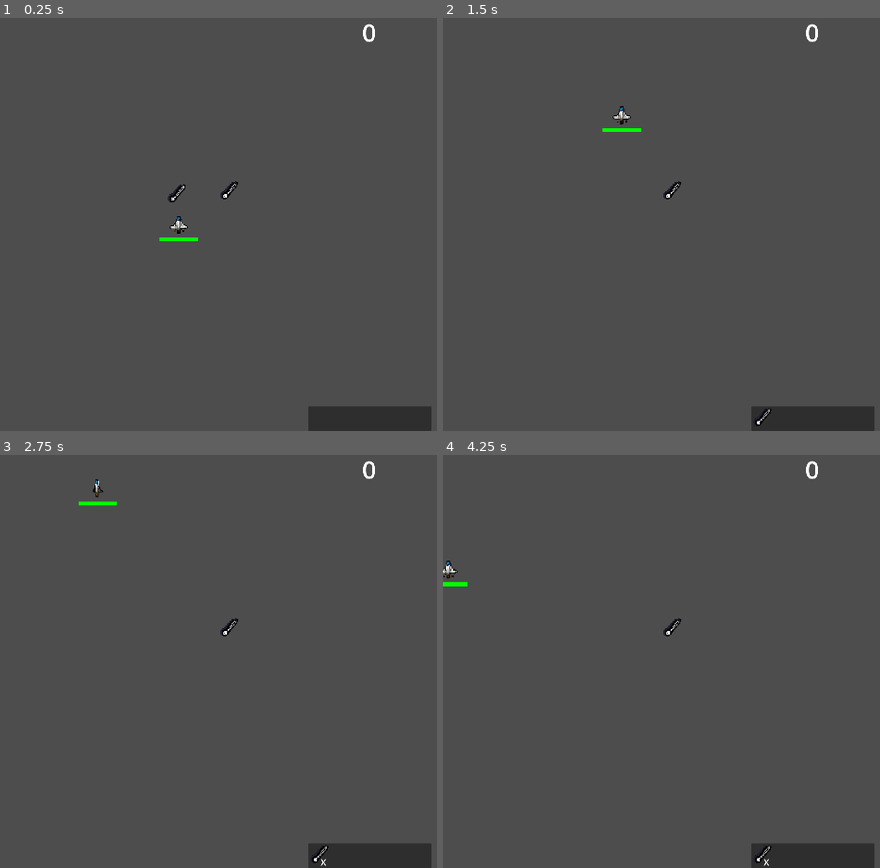
Above: before the commit, frames 1-4 (two rows, left to right).
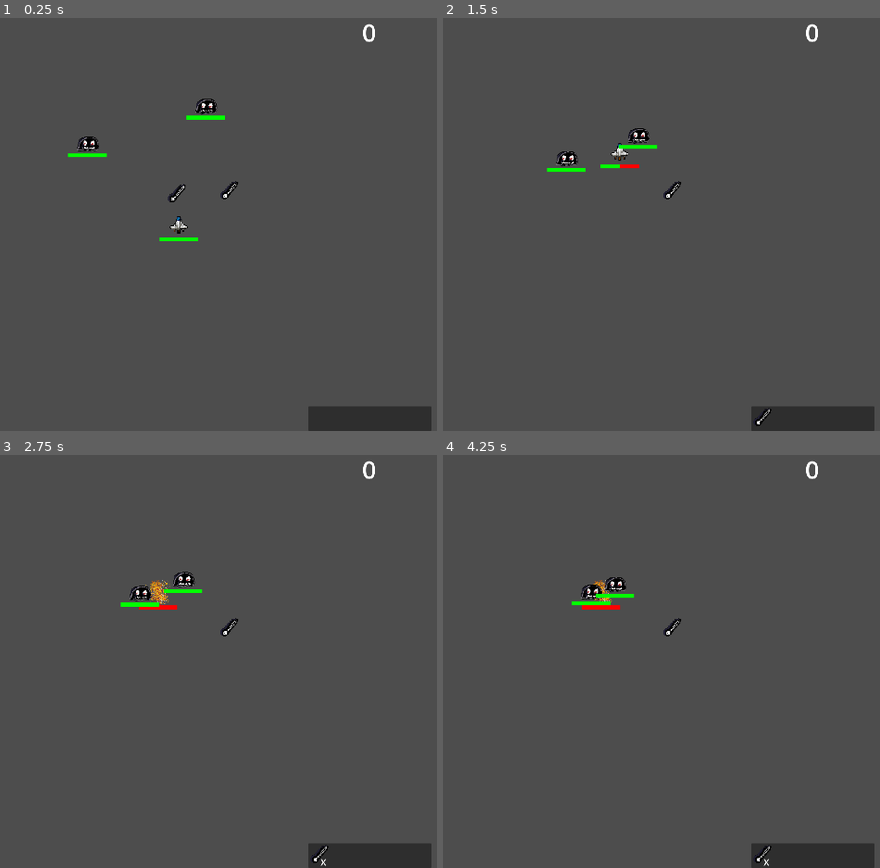
Above: after the commit, the same moments.

Repository: Tigatok/skunkworks-game
Game: Godot game, scene res://Main.tscn
The game is run twice, just before and just after one commit, with the same random seed, the same clock (stepped at 60 frames per second) and the same inputs.
Inputs:
- Up to frame 1 (0.25 s): no input
- Up to frame 2 (1.5 s): hold Up (move_up) from 0.53 s (still down); tap 1 (1) at 0.6 s; tap 2 (2) at 0.8, 1.35 s
- Up to frame 3 (2.75 s): tap 3 (3) at 1.55, 2.1 s; release Up (move_up) at 2.03 s; hold Left (move_left) from 2.03 s (still down); tap 1 (1) at 2.3 s
- Up to frame 4 (4.25 s): tap 1 (1) at 2.85 s; tap 2 (2) at 3.05, 3.6 s; release Left (move_left) at 3.53 s; hold Down (move_down) from 3.53 s (still down); tap 3 (3) at 3.8 s

The runs differ from the first frame. In frame 1, 0.5% of the frame differs, in the area x 15-52%, y 19-34%; in frame 2, 0.8%; in frame 3, 0.9%, in the area x 18-47%, y 5-38%; in frame 4, 0.8%.

Commit message:
Adds scene

Diff:
--- a/Main.tscn
+++ b/Main.tscn
@@ -1,6 +1,7 @@
-[gd_scene load_steps=4 format=3 uid="uid://curcelcqp0f3a"]
+[gd_scene load_steps=5 format=3 uid="uid://curcelcqp0f3a"]
 
 [ext_resource type="PackedScene" uid="uid://bq7rtwda5y4lb" path="res://Player/Player.tscn" id="2_043f6"]
+[ext_resource type="PackedScene" uid="uid://bc2lrcgcgux71" path="res://Monster/monster.tscn" id="3_ocsmo"]
 [ext_resource type="PackedScene" uid="uid://jj5pb4yyhmrs" path="res://Weapon/weapon_pickup.tscn" id="4_70frw"]
 [ext_resource type="PackedScene" uid="uid://32yk0vcy2utb" path="res://HUD/HUD.tscn" id="4_lopj0"]
 
@@ -17,5 +18,11 @@
 [node name="WeaponPickup2" parent="." instance=ExtResource("4_70frw")]
 position = Vector2(595, 454)
 
+[node name="Monster" parent="." instance=ExtResource("3_ocsmo")]
+position = Vector2(202, 317)
+
+[node name="Monster2" parent="." instance=ExtResource("3_ocsmo")]
+position = Vector2(541, 209)
+
 [connection signal="coin_picked" from="Player" to="HUD" method="_on_player_coin_picked"]
 [connection signal="item_picked_up" from="Player" to="HUD" method="_on_player_item_picked_up"]
